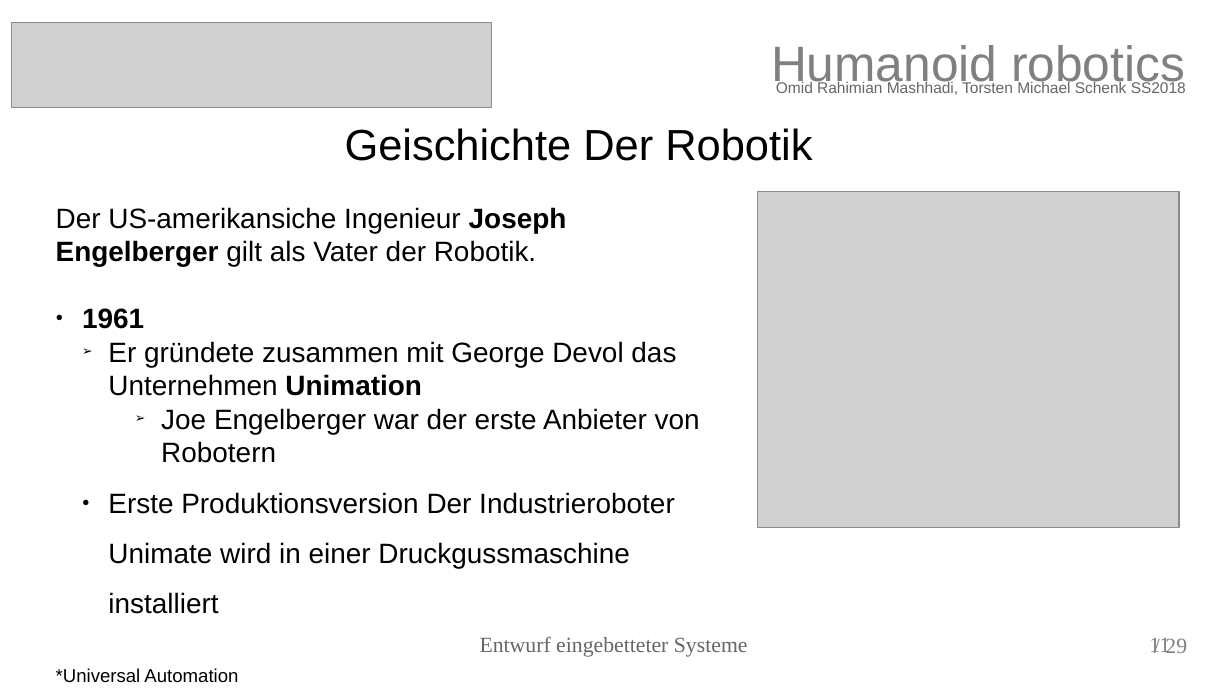
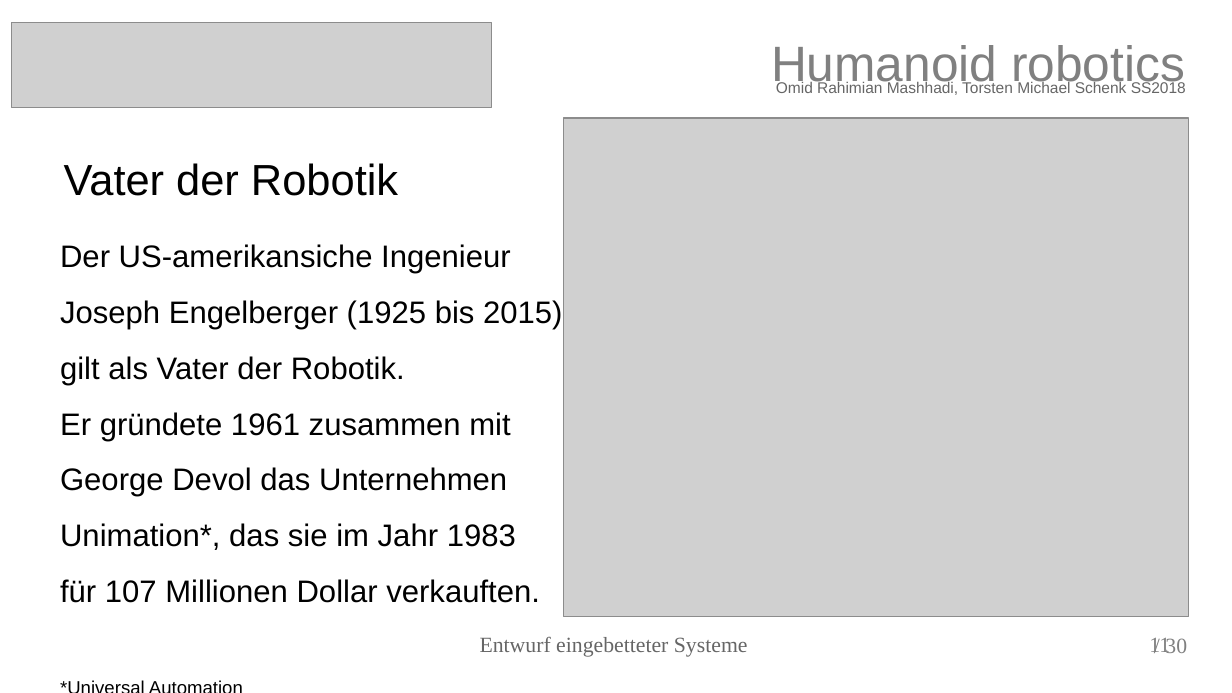
Before and after one commit to torstenschenk/beuth-avatar-ss2018, a slide deck: slide 11 of Presentation/HumanoidRobotic.odp. Drawn at 1232x693 pixels with LibreOffice and Linux fonts; fonts in the diff are those of the drawing; grey boxes stand for pictures. Boxes give left, top, right and bottom in pixels: in the first picture for what was removed or moved away, otherwise in the second. Text is boxed around its words. In the diff, an @@ line names an element or a change of style, - is before the commit and + after.

```diff
--- a/Presentation/HumanoidRobotic.odp
+++ b/Presentation/HumanoidRobotic.odp
@@ picture: place and size @@
-picture at <box>758,192,1179,529</box>
+picture at <box>563,119,1190,617</box>
@@ subtitle at <box>64,163,398,196</box>: text changed @@
-Geischichte Der Robotik
+Vater der Robotik
@@ text "Der US-amerikansiche Ingenieur Joseph Engelberger ...": place and size @@
-text "Der US-amerikansiche Ingenieur Joseph Engelberger ..." at <box>56,207,700,683</box>
+text "Der US-amerikansiche Ingenieur Joseph Engelberger ..." at <box>60,244,562,603</box>
@@ text at <box>60,244,562,603</box>: text changed; size 18 to 20 pt @@
-Der US-amerikansiche Ingenieur Joseph Engelberger gilt als Vater der Robotik.
-● 1961
-  ➢ Er gründete zusammen mit George Devol das Unternehmen Unimation
-      ➢ Joe Engelberger war der erste Anbieter von Robotern
-  ● Erste Produktionsversion Der Industrieroboter Unimate wird in einer Druckgussmaschine installiert
+Der US-amerikansiche Ingenieur Joseph Engelberger (1925 bis 2015) gilt als Vater der Robotik.
+Er gründete 1961 zusammen mit George Devol das Unternehmen Unimation*, das sie im Jahr 1983
+für 107 Millionen Dollar verkauften.
@@ text at <box>1165,638,1187,653</box>: text changed @@
-/ 29
+/ 30
```
Also in this commit, not shown: 26 other slides changed, 2 slides added, 1 slide removed, 8 other files.
